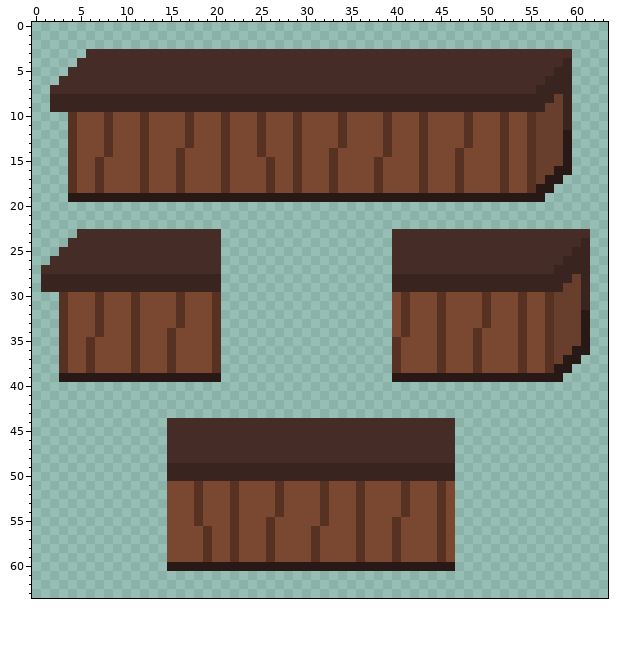
Edited in one commit: pixel-art sprite (assets/jazzy/interior/shop/counter01.png). The picture above was drawn from the file before the commit.
The file is 64x64 pixels.
After the commit:
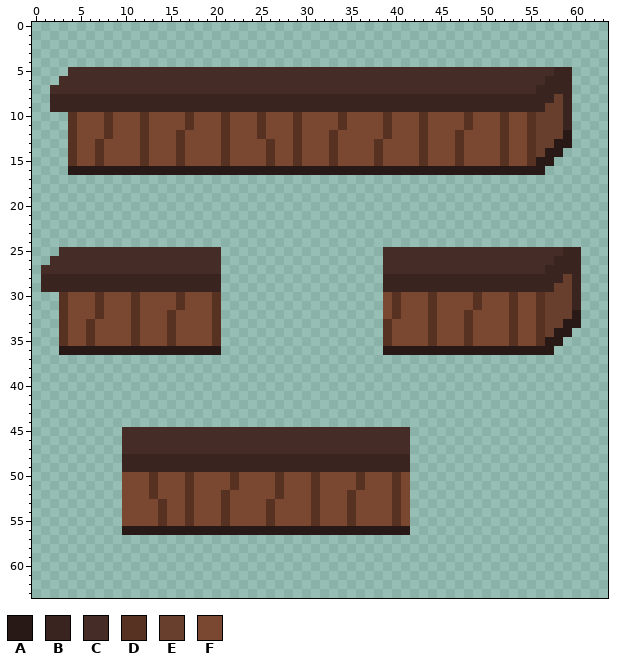
Palette (. is transparent): A #291916  B #3a2420  C #462c27  D #573222  E #683f2c  F #7a4730
Commit message: Size down counter for better scaling to chay
The edit:
y 3: x 6..59 CCCCCCCCCCCCCCCCCCCCCCCCCCCCCCCCCCCCCCCCCCCCCCCCCCCCCC -> ......................................................
y 4: x 5..59 CCCCCCCCCCCCCCCCCCCCCCCCCCCCCCCCCCCCCCCCCCCCCCCCCCCCCCB -> .......................................................
y 12: x 16..17 FD -> DF; x 33..34 FD -> DF; x 47..48 FD -> DF
y 13: x 7..8 FD -> DF; x 16..17 FD -> DF; x 25..26 DF -> FD; x 33..34 FD -> DF; x 38..39 FD -> DF; x 47..48 FD -> DF; x 58 E -> A
y 14: x 7..8 FD -> DF; x 25..26 DF -> FD; x 38..39 FD -> DF; x 57..59 EEA -> AA.
y 15: x 56..59 EEEA -> AA..
y 16: x 4..59 DFFDFFFFDFFFDFFFFDFFFFDFFDFFFDFFFFDFFFFDFFFDFFFFDFFDEEAA -> AAAAAAAAAAAAAAAAAAAAAAAAAAAAAAAAAAAAAAAAAAAAAAAAAAAAA...
y 17: x 4..58 DFFDFFFFDFFFDFFFFDFFFFDFFDFFFDFFFFDFFFFDFFFDFFFFDFFDEAA -> .......................................................
y 18: x 4..57 DFFDFFFFDFFFDFFFFDFFFFDFFDFFFDFFFFDFFFFDFFFDFFFFDFFDAA -> ......................................................
y 19: x 4..56 AAAAAAAAAAAAAAAAAAAAAAAAAAAAAAAAAAAAAAAAAAAAAAAAAAAAA -> .....................................................
y 23: x 5..20 CCCCCCCCCCCCCCCC -> ................; x 40..61 CCCCCCCCCCCCCCCCCCCCCC -> ......................
y 24: x 4..20 CCCCCCCCCCCCCCCCC -> .................; x 40..61 CCCCCCCCCCCCCCCCCCCCCB -> ......................
y 25: x 39 . -> C; x 59 C -> B; x 61 B -> .
y 26: x 39 . -> C; x 58 C -> B; x 61 B -> .
y 27: x 39 . -> C; x 57 C -> B; x 61 B -> .
y 28: x 39 . -> B; x 59..61 BEB -> EB.
y 29: x 39 . -> B; x 58 B -> E; x 60..61 EB -> B.
y 30..31: x 39..41 .FD -> FDF; x 44..45 FD -> DF; x 49..50 FD -> DF; x 53..54 FD -> DF; x 56..57 FD -> DE; x 60..61 EB -> B.
y 32: x 15..16 FD -> DF; x 39..41 .FD -> FDF; x 44..45 FD -> DF; x 48 F -> D; x 50 D -> F; x 53..54 FD -> DF; x 56..57 FD -> DE; x 60..61 EA -> A.
y 33: x 6..7 FD -> DF; x 15..16 FD -> DF; x 39 . -> D; x 41 D -> F; x 44..45 FD -> DF; x 48 F -> D; x 50 D -> F; x 53..54 FD -> DF; x 56..57 FD -> DE; x 59..61 EEA -> AA.
y 34: x 6..7 FD -> DF; x 39 . -> D; x 41 D -> F; x 44..45 FD -> DF; x 48..49 FD -> DF; x 53..54 FD -> DF; x 56..61 FDEEEA -> DEAA..
y 35: x 39..40 .D -> DF; x 44..45 FD -> DF; x 48..49 FD -> DF; x 53..54 FD -> DF; x 56..61 FDEEEA -> DAA...
y 36: x 3..20 DFFDFFFFDFFFDFFFFD -> AAAAAAAAAAAAAAAAAA; x 39..61 .DFFFFDFFFDFFFFDFFDEEAA -> AAAAAAAAAAAAAAAAAAA....
y 37: x 3..20 DFFDFFFFDFFFDFFFFD -> ..................; x 40..60 DFFFFDFFFDFFFFDFFDEAA -> .....................
y 38: x 3..20 DFFDFFFFDFFFDFFFFD -> ..................; x 40..59 DFFFFDFFFDFFFFDFFDAA -> ....................
y 39: x 3..20 AAAAAAAAAAAAAAAAAA -> ..................; x 40..58 AAAAAAAAAAAAAAAAAAA -> ...................
y 44: x 15..46 CCCCCCCCCCCCCCCCCCCCCCCCCCCCCCCC -> ................................
y 45..47: x 10..14 ..... -> CCCCC; x 42..46 CCCCC -> .....
y 48: x 10..46 .....CCCCCCCCCCCCCCCCCCCCCCCCCCCCCCCC -> BBBBBBBBBBBBBBBBBBBBBBBBBBBBBBBB.....
y 49: x 10..14 ..... -> BBBBB; x 42..46 BBBBB -> .....
y 50: x 10..46 .....BBBBBBBBBBBBBBBBBBBBBBBBBBBBBBBB -> FFFDFFFDFFFFDFFFFDFFFDFFFFDFFFDF.....
y 51: x 10..14 ..... -> FFFDF; x 17..18 FD -> DF; x 31..32 FD -> DF; x 40..46 FDFFFDF -> DF.....
y 52: x 10..14 ..... -> FFFDF; x 17..18 FD -> DF; x 21..22 FD -> DF; x 31..32 FD -> DF; x 35..36 FD -> DF; x 40..46 FDFFFDF -> DF.....
y 53..54: x 10..14 ..... -> FFFFD; x 17..18 FD -> DF; x 21..22 FD -> DF; x 26..27 FD -> DF; x 31..32 FD -> DF; x 35..36 FD -> DF; x 40..46 FDFFFDF -> DF.....
y 55: x 10..14 ..... -> FFFFD; x 17..18 FD -> DF; x 21..22 FD -> DF; x 31..32 FD -> DF; x 35..36 FD -> DF; x 42..46 FFFDF -> .....
y 56: x 10..46 .....FFFFDFFDFFFDFFFFDFFFFDFFFDFFFFDF -> AAAAAAAAAAAAAAAAAAAAAAAAAAAAAAAA.....
y 57..59: x 15..46 FFFFDFFDFFFDFFFFDFFFFDFFFDFFFFDF -> ................................
y 60: x 15..46 AAAAAAAAAAAAAAAAAAAAAAAAAAAAAAAA -> ................................
Changed places in both pictures, as pixel boxes (x1, y1, x2, y2):
erased: (77, 49, 572, 67)
changed: (59, 130, 590, 571)
